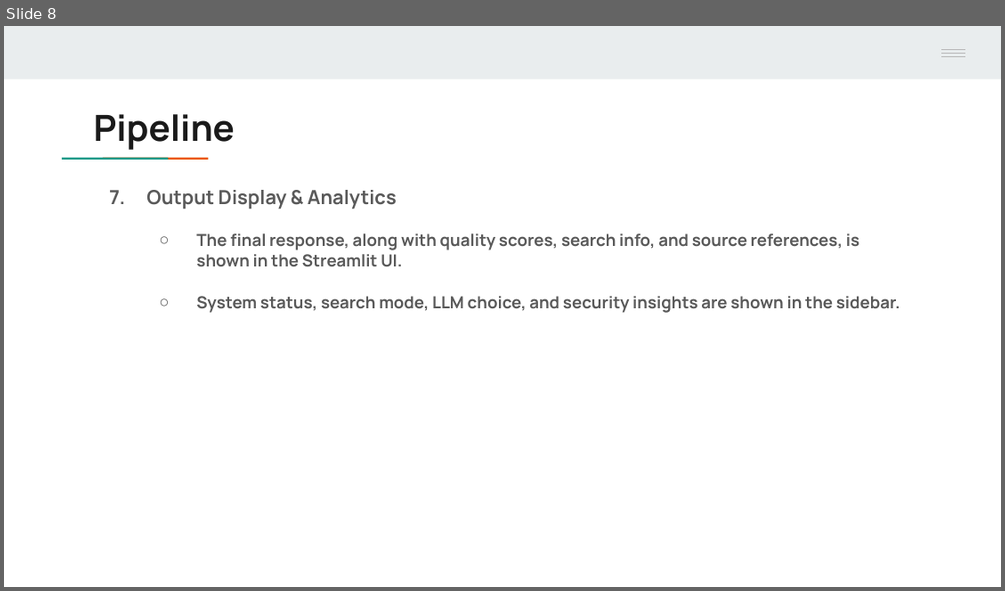
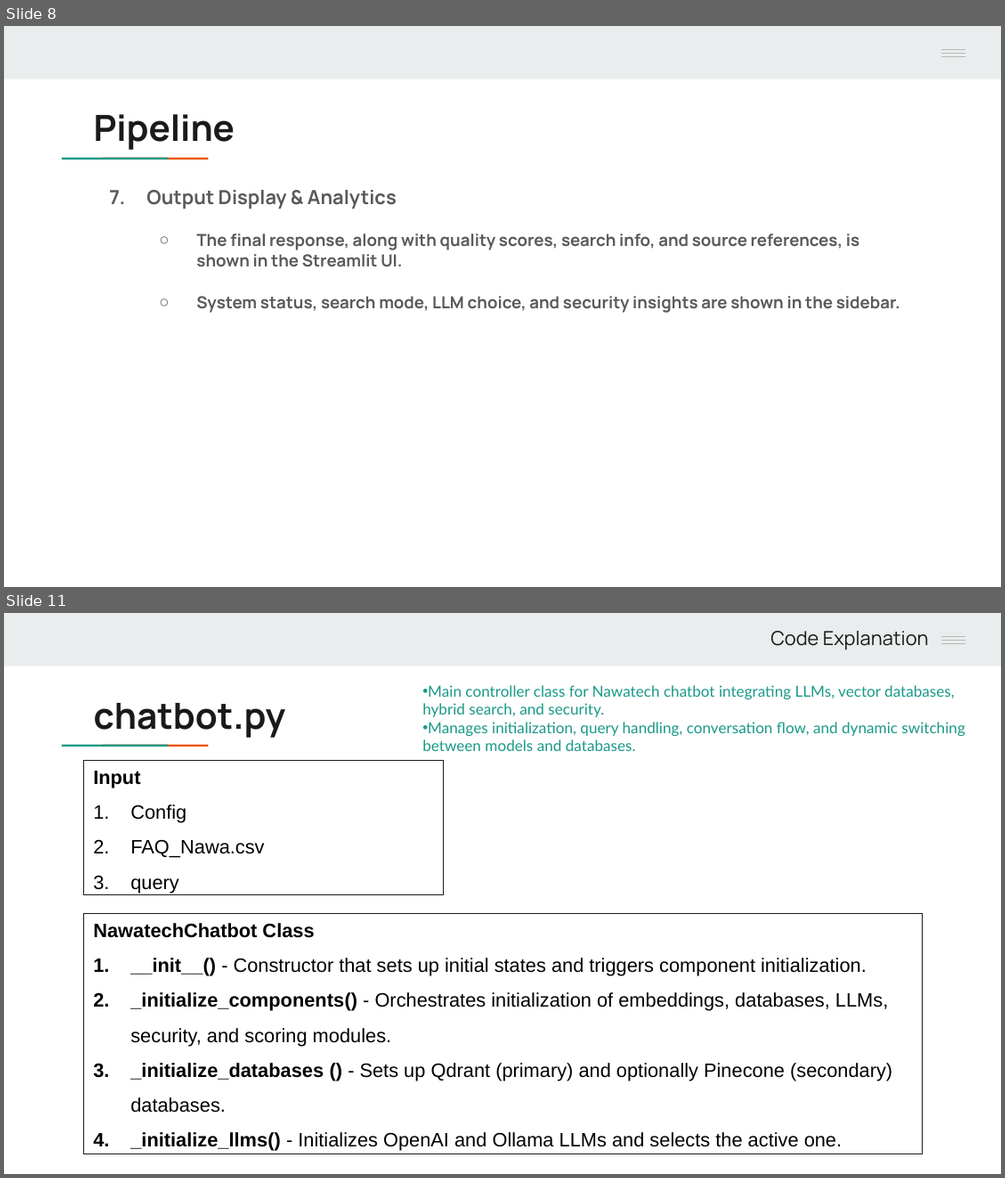
Before and after one commit to handamn/Nawatech-Machine_Learning_Engineer, a slide deck: task_2/Case2 Presentation.pptx. Shown one above the other, each under a label of ours: slide 8 before the commit, slides 8 and 11 after it; the slides between them are not shown. The pictures are 1005x591 and 1005x1178 pixels, drawn with LibreOffice and Linux fonts; fonts in the diff are those of the drawing. Boxes give left, top, right and bottom in pixels: in the first picture for what was removed or moved away, otherwise in the second. Text is boxed around its words. In the diff, an @@ line names an element or a change of style, - is before the commit and + after.

```diff
--- a/task_2/Case2 Presentation.pptx
+++ b/task_2/Case2 Presentation.pptx
@@ slide 11 added at <box>4,613,1001,1174</box>, background #FFFFFF; not listed: 7 template elements that a slide beside it also shows @@
@@ text added at <box>770,631,929,650</box>, 14 pt, text #1A1A1A @@
+Code Explanation
@@ text added at <box>422,685,964,751</box>, 11 pt, text #1A9988 @@
+• Main controller class for Nawatech chatbot integrating LLMs, vector databases, hybrid search, and security.
+• Manages initialization, query handling, conversation flow, and dynamic switching between models and databases.
@@ title added at <box>94,703,286,738</box>, 26 pt, text #1A1A1A, bold @@
+chatbot.py
@@ rectangle added at <box>84,761,444,895</box>, outline #1A1A1A 0.75 pt, 14 pt, text #000000 @@
+Input
+1. Config
+2. FAQ_Nawa.csv
+3. query
@@ rectangle added at <box>84,913,922,1153</box>, outline #1A1A1A 0.75 pt, 14 pt, text #000000 @@
+NawatechChatbot Class
+1. __init__() - Constructor that sets up initial states and triggers component initialization.
+2. _initialize_components() - Orchestrates initialization of embeddings, databases, LLMs, security, and scoring modules.
+3. _initialize_databases () - Sets up Qdrant (primary) and optionally Pinecone (secondary) databases.
+4. _initialize_llms() - Initializes OpenAI and Ollama LLMs and selects the active one.
```
Also in this commit, not shown: 2 slides changed, 27 other slides added, 1 slide removed, 1 other file.
